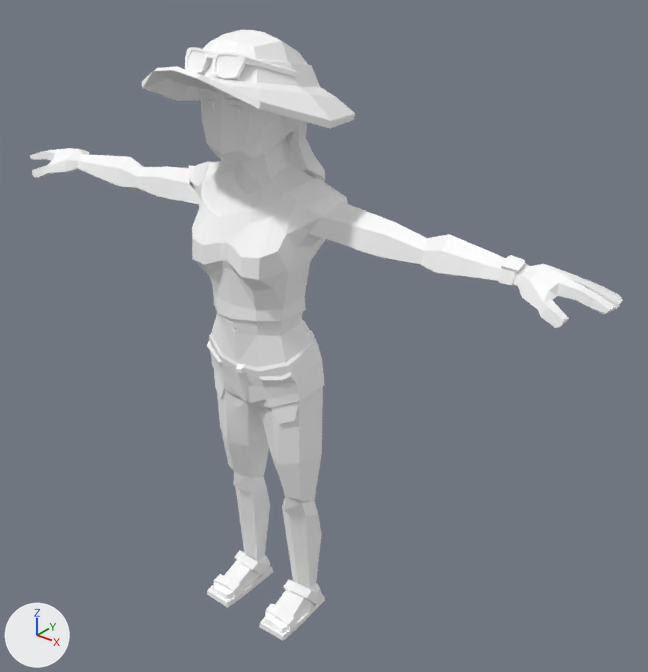
An edit to the glTF model assets/synty/characters/models/SK_Character_SummerGirl.glb, drawn before and after from the same camera.
Camera for both pictures: a 50 mm camera at (1.62, -1.74, 2.13) aimed at (0.13, 0.13, 0.97). The axes (+X, +Y, +Z) are drawn at lower left. The lights are the same throughout.

Names of what the first picture shows: 'SK_Character_SummerGirl'.
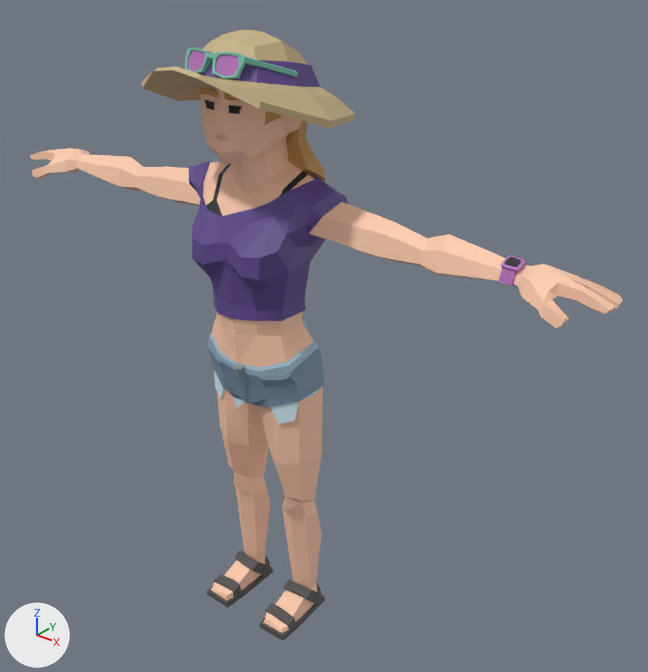
Diff of the bpy script that builds the scene:
```diff
--- a/assets/synty/characters/models/SK_Character_SummerGirl.glb.py
+++ b/assets/synty/characters/models/SK_Character_SummerGirl.glb.py
@@ img_polygon_city_characters_texture_01_a @@
+img_polygon_city_characters_texture_01_a = load_image('Polygon_City_Characters_Texture_01_A', '_unpacked/Polygon_City_Characters_Texture_01_A', 1024, 1024, 'sRGB')
@@ mat_lambert13 @@
 mat_lambert13 = principled_material('lambert13')
-mat_lambert13.base_color = (1.0, 1.0, 1.0)  # white #ffffff
+mat_lambert13.texture = img_polygon_city_characters_texture_01_a
 mat_lambert13.roughness = 0.553
```

Location of each change, [x1, y1, x2, y2] in pixels of the pictures (648 x 672 px):
'SK_Character_SummerGirl', surface changed (white to beige)
    both: [30, 30, 622, 641]
